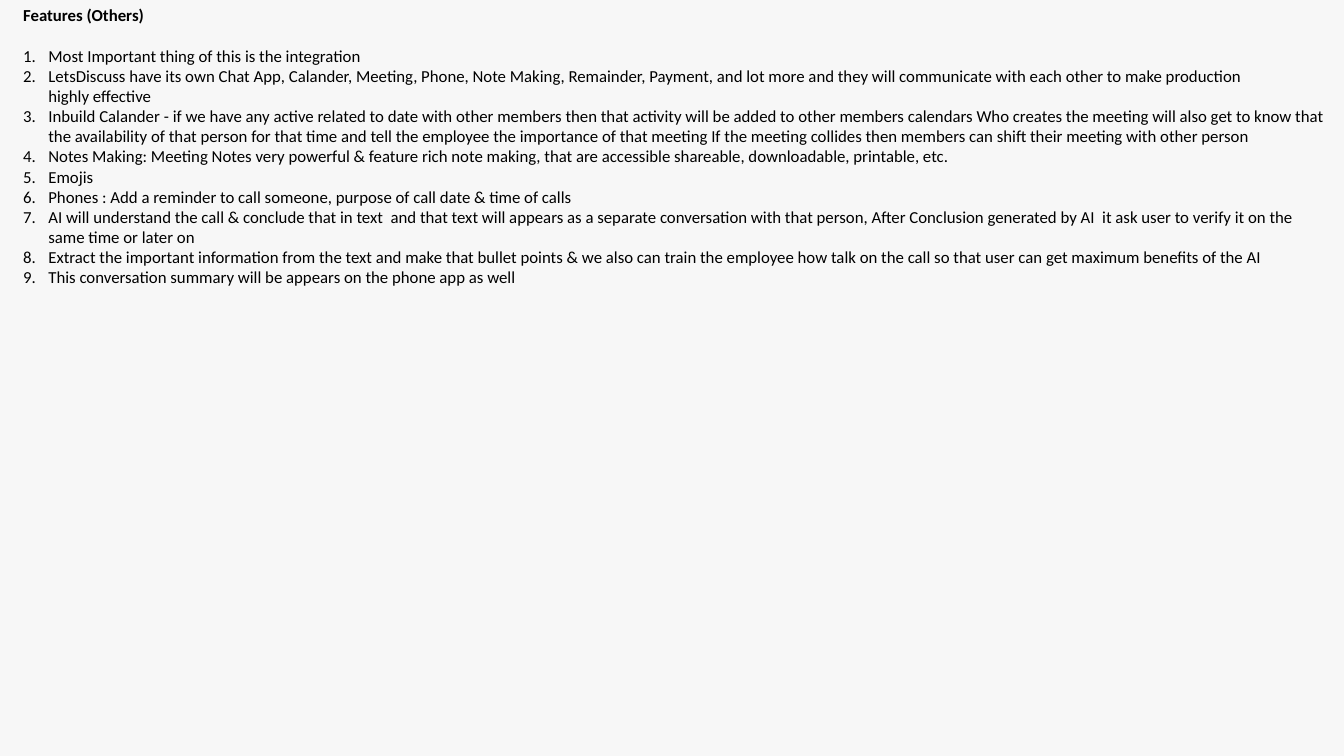
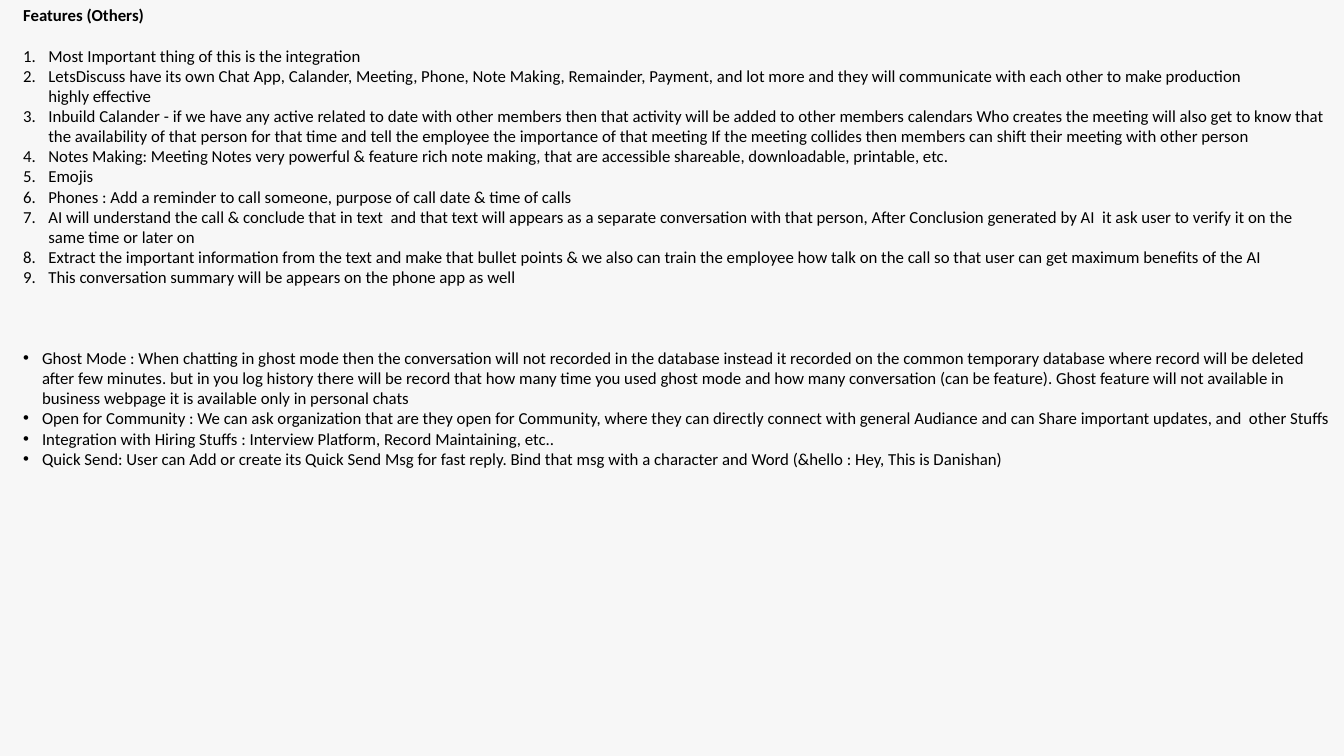
Before and after one commit to Danishan1/Html-CSS-Projects, a slide deck: slide 5 of Design Requirement/Chat/Chat - LetsDiscuss.pptx. Drawn at 1344x756 pixels with LibreOffice and Linux fonts; fonts in the diff are those of the drawing. Boxes give left, top, right and bottom in pixels: in the first picture for what was removed or moved away, otherwise in the second. Text is boxed around its words. In the diff, an @@ line names an element or a change of style, - is before the commit and + after.

Commit message:
Update Features

```diff
--- a/Design Requirement/Chat/Chat - LetsDiscuss.pptx
+++ b/Design Requirement/Chat/Chat - LetsDiscuss.pptx
@@ text at bbox=[42, 352, 1328, 468]: paragraphs added @@
+• Ghost Mode : When chatting in ghost mode then the conversation will not recorded in the database instead it recorded on the common temporary database where record will be deleted after few minutes. but in you log history there will be record that how many time you used ghost mode and how many conversation (can be feature). Ghost feature will not available in business webpage it is available only in personal chats
+• Open for Community : We can ask organization that are they open for Community, where they can directly connect with general Audiance and can Share important updates, and other Stuffs
+• Integration with Hiring Stuffs : Interview Platform, Record Maintaining, etc..
+• Quick Send: User can Add or create its Quick Send Msg for fast reply. Bind that msg with a character and Word (&hello : Hey, This is Danishan)
```
Also in this commit, not shown: 1 other slide changed, 4 other files.
